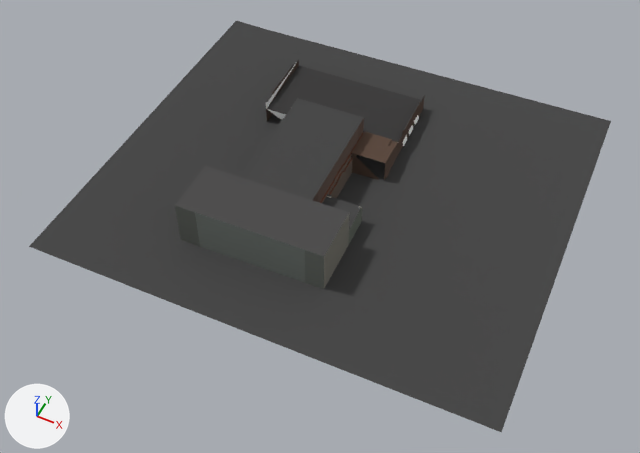
Before and after pictures for a commit that changed the glTF model public/twins/chatt/models/300-market-street.glb.
The view is the same before and after, from a 50 mm camera at (108.0, -237.0, 265.0) aimed at (0.0, -20.0, -5.0). The lights are fixed; the arrows at lower left show +X, +Y and +Z. The first picture is the older version. Where no turn or scale is listed for an object, it has been applied to the vertices. Vertices at exactly the same position are counted once.

Before the edit, the objects in view are built like this:
```python
me_mesh_0 = bpy.data.meshes.new('Mesh_0')
me_mesh_0.from_pydata(...)  # 482 vertices, 870 faces; spans x -96.0..99.0, y -85.0..81.0, z -10.0..10.0
me_mesh_0.materials.append(mat_palettematerial001)  # picture img_palettebasecolor
me_mesh_1 = bpy.data.meshes.new('Mesh_1')
me_mesh_1.from_pydata(...)  # 227 vertices, 386 faces; spans x -32.7..32.4, y -42.3..41.7, z -6.0..6.0
me_mesh_1.materials.append(mat_palettematerial002)  # picture img_palettebasecolor
ob_mesh_0 = bpy.data.objects.new('Mesh_0', me_mesh_0)
ob_mesh_0.location = (-2.3, 0.4, 9.8)
ob_mesh_1 = bpy.data.objects.new('Mesh_1', me_mesh_1)
ob_mesh_1.location = (-15.5, 12.5, 5.7)
```
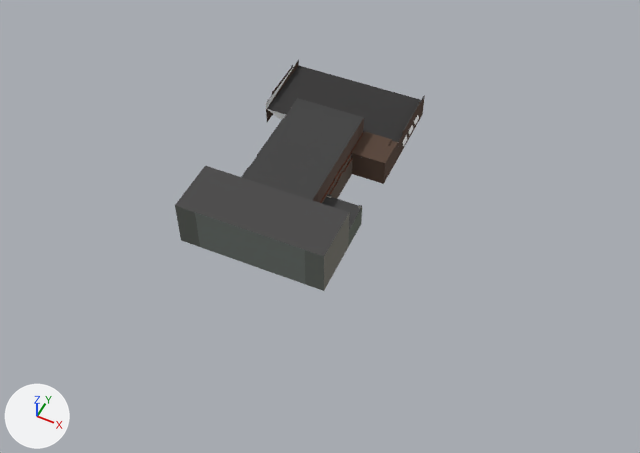
Where the newer file only moved an object's origin or applied its transform, the numbers keep the older frame.

Boxes [x1, y1, x2, y2] around the edits, measured in the pictures (640 x 453 px; the box of a moved part takes in the faces that stretch with it):
'Mesh_0', reshaped (57% narrower, 44% shorter)
    before: [29, 21, 611, 432]
    after: [175, 60, 425, 291]
part 1 of me_mesh_0, cut back
    before: [29, 21, 611, 432]
    after: [287, 66, 293, 81]
part 2 of me_mesh_0, moved or reshaped
    before: [351, 107, 418, 153]
    after: [350, 118, 402, 184]

What the commit changed:
me_mesh_0 is used by ob_mesh_0; location (-2.3, 0.4, 9.8).
me_mesh_0 had 482 vertices, 870 faces and spanned x -96.0..99.0, y -85.0..81.0, z -10.0..10.0.
me_mesh_0 now has 470 vertices, 860 faces and spans x -47.0..20.0, y -56.0..56.0, z -10.0..10.0.
me_mesh_0 part 1: 4 vertices moved within x -46.0, y 42.0..47.0, z -7.0; 14 vertices removed from x -96.0..99.0, y -85.0..81.0, z -10.0..3.0; 2 vertices added at x -46.0, y 47.0, z 3.0.
me_mesh_0 part 2: 4 vertices moved within x 2.0..17.0, y 16.0..25.0, z 1.0; 2 vertices removed from x 17.0, y 29.0..30.0, z -4.0..3.0; 2 vertices added at x 16.0..18.0, y 8.0..28.0, z 1.0..2.0.
